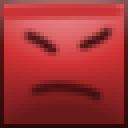
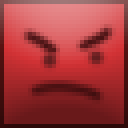
Layer changes from the first 128 × 128 image to the second:
showed "Слой 4" over [40, 48, 108, 72]
hid "Слой 3" over [0, 0, 128, 24]
